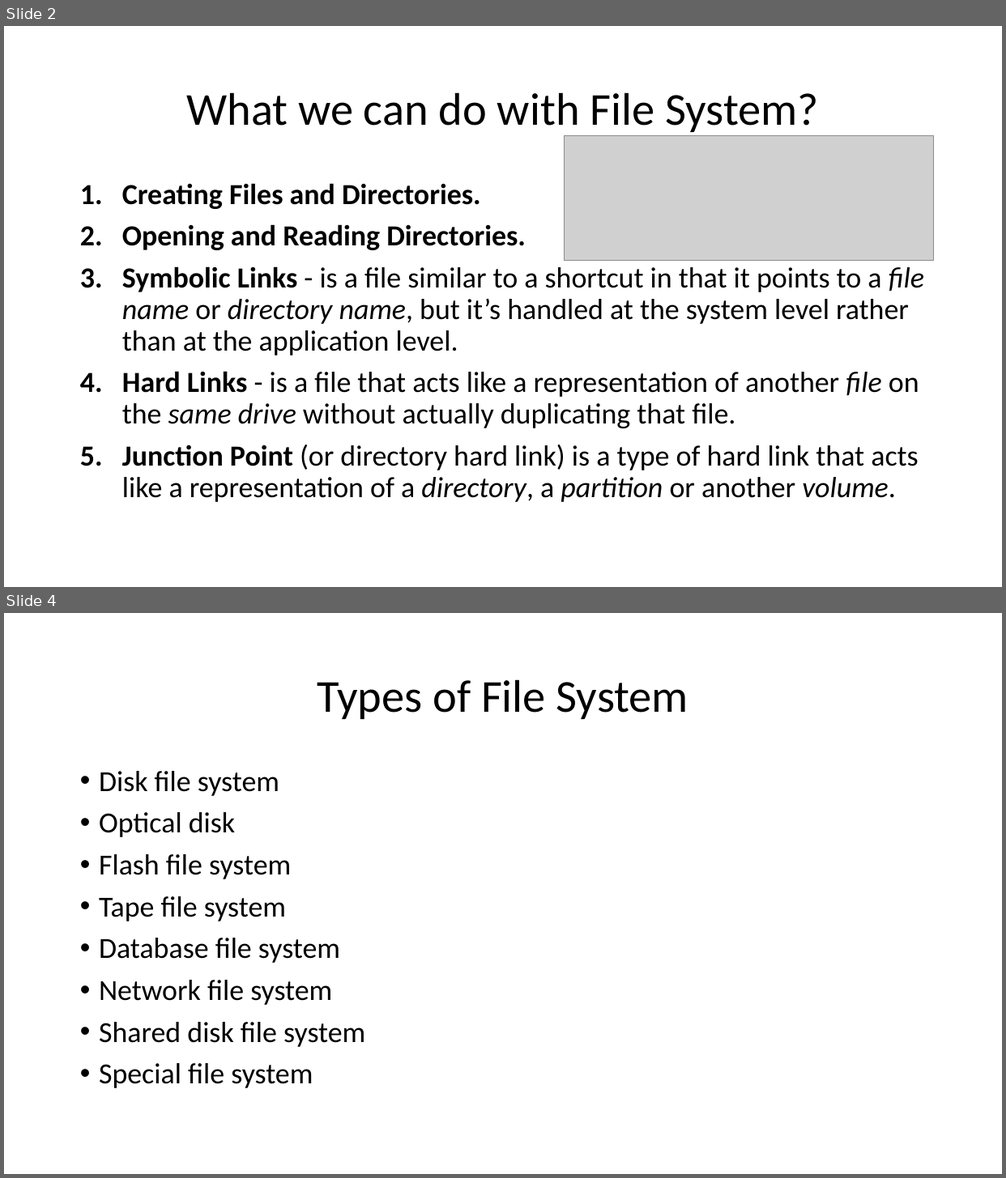
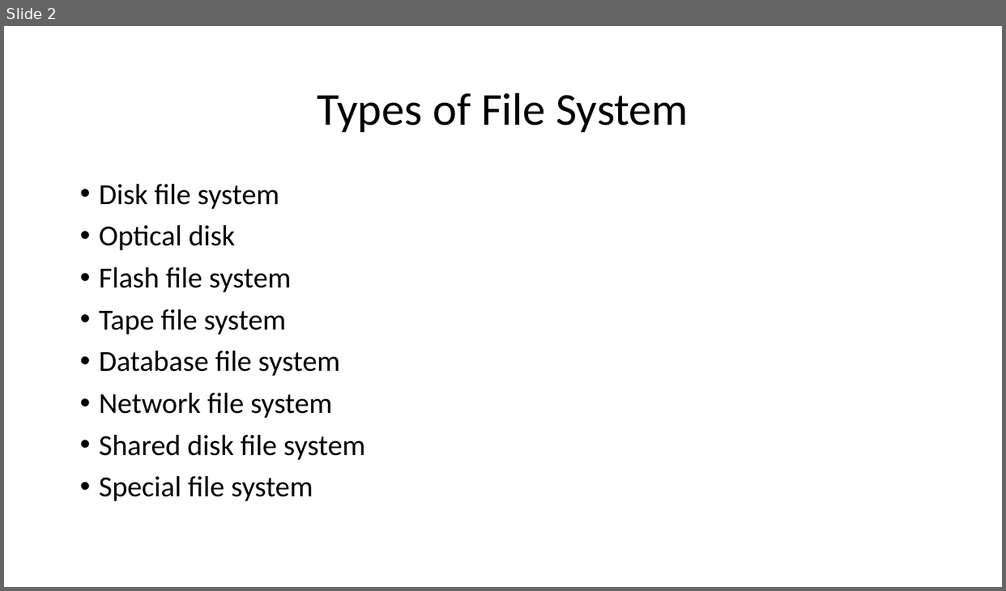
Before and after one commit to amolhadkar71/PPT-s, a slide deck: Types of File System.pptx. Shown one above the other, each under a label of ours: slides 2 and 4 before the commit, slide 2 after it; the slides between them are not shown. The pictures are 1006x1178 and 1006x591 pixels, drawn with LibreOffice and Linux fonts; fonts in the diff are those of the drawing; grey boxes stand for pictures. Boxes give left, top, right and bottom in pixels: in the first picture for what was removed or moved away, otherwise in the second. Text is boxed around its words. In the diff, an @@ line names an element or a change of style, - is before the commit and + after.

```diff
--- a/Types of File System.pptx
+++ b/Types of File System.pptx
@@ slide 2 removed at <box>4,26,1002,587</box>, background #FFFFFF @@
@@ title removed at <box>186,92,818,132</box> @@
-What we can do with File System?
@@ picture removed at <box>565,136,934,261</box> @@
@@ text removed at <box>122,183,924,502</box> @@
-1. Creating Files and Directories.
-2. Opening and Reading Directories.
-3. Symbolic Links - is a file similar to a shortcut in that it points to a file name or directory name, but it’s handled at the system level rather than at the application level.
-4. Hard Links - is a file that acts like a representation of another file on the same drive without actually duplicating that file.
-5. Junction Point (or directory hard link) is a type of hard link that acts like a representation of a directory, a partition or another volume.
@@ what was slide 4 is now slide 2 @@
```
Also in this commit, not shown: 9 slides changed, 2 slides added, 5 other slides removed, 2 other files.
